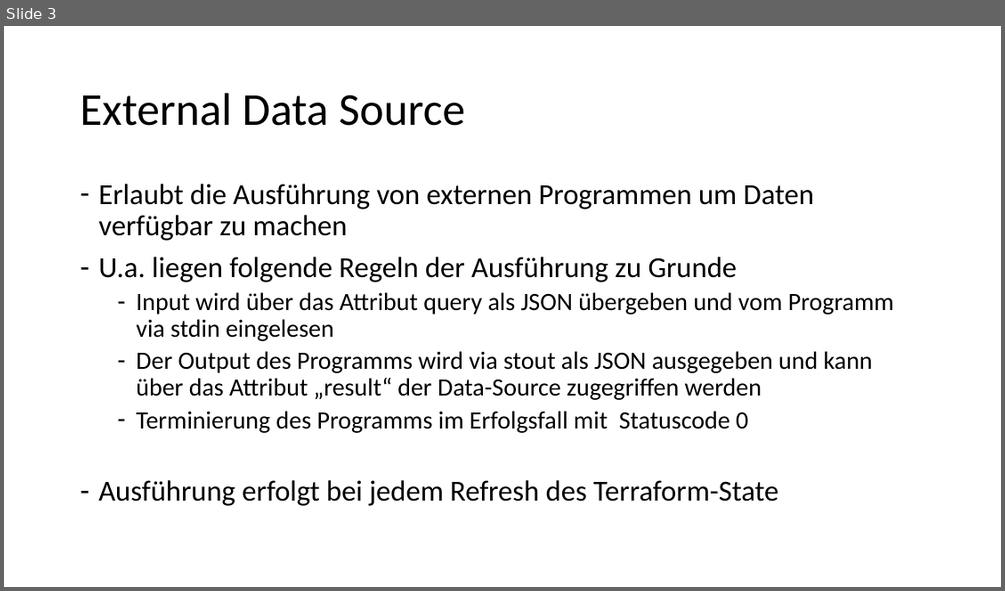
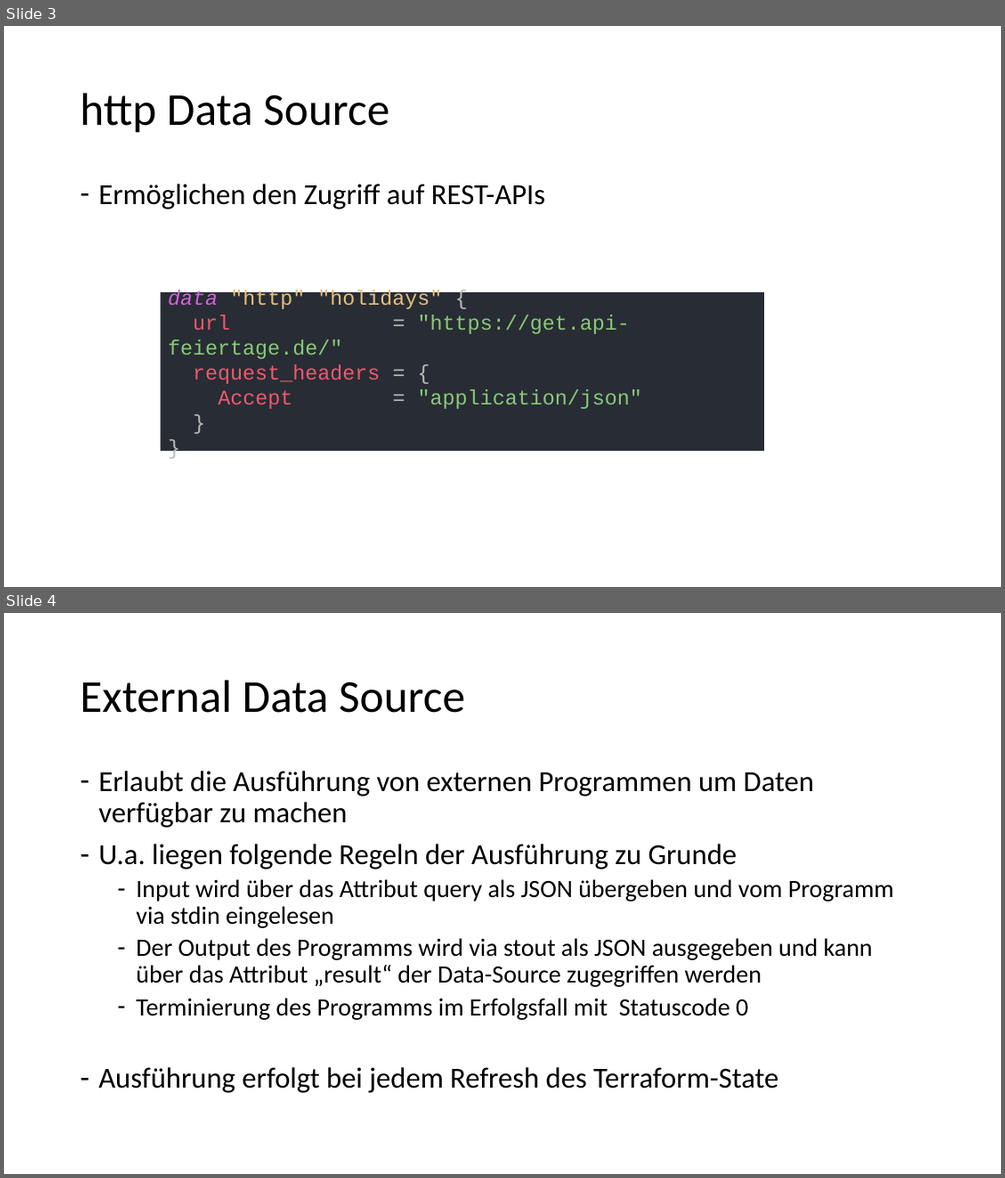
Before and after one commit to djakielski/terraform-schulung, a slide deck: Modul_5_DataSources/DataSources.pptx. Shown one above the other, each under a label of ours: slide 3 before the commit, slides 3 and 4 after it. The pictures are 1005x591 and 1005x1178 pixels, drawn with LibreOffice and Linux fonts; fonts in the diff are those of the drawing. Boxes give left, top, right and bottom in pixels: in the first picture for what was removed or moved away, otherwise in the second. Text is boxed around its words. In the diff, an @@ line names an element or a change of style, - is before the commit and + after.

```diff
--- a/Modul_5_DataSources/DataSources.pptx
+++ b/Modul_5_DataSources/DataSources.pptx
@@ slide 3 added at (4, 26, 1001, 587), background #FFFFFF @@
@@ title added at (80, 93, 389, 133), 44 pt, text #000000 @@
+http Data Source
@@ text added at (98, 184, 545, 209), 28 pt, text #000000 @@
+– Ermöglichen den Zugriff auf REST-APIs
@@ rectangle added at (161, 292, 764, 451), fill #282C34, 20 pt, text #89CA78 @@
+data "http" "holidays" {
+url = "https://get.api-feiertage.de/"
+request_headers = {
+Accept = "application/json"
+}
+}
@@ what was slide 3 is now slide 4 @@
```
Also in this commit, not shown: 2 other files.
